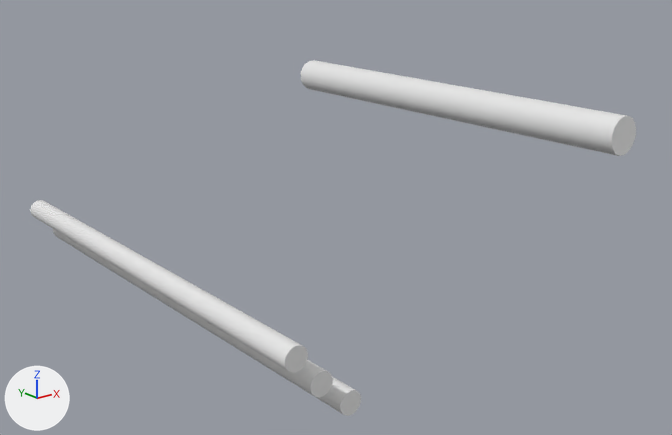
The FBX model Assets/Assets/DinandSpul/FBX's/BasicKit/Deco_Pipes_A.fbx as it was, and as the next commit left it.
Camera for both pictures: a camera (50 mm lens) standing at (-2.48, -4.15, 4.04) and looking at (2.26, 1.77, 1.67). Arrows for +X, +Y and +Z are at lower left; the lights stay in place. The older version comes first. Where no turn or scale is listed for an object, it has been applied to the vertices.

Names of what the first picture shows: 'Deco_Pipes_A'.
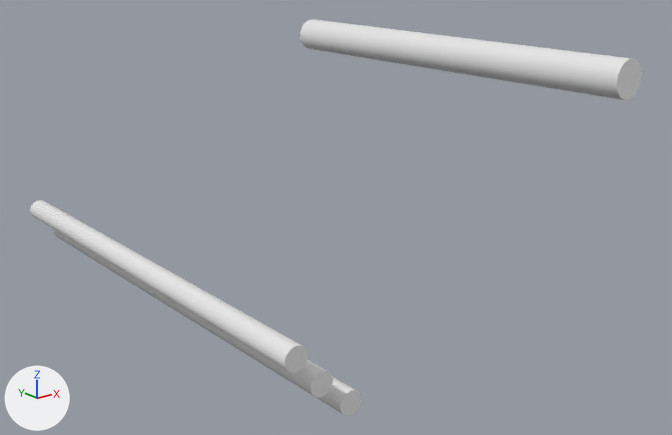
Changed parts and their boxes (x1, y1, x2, y2) in the pictures (672 x 435 px; the box of a moved part takes in the faces that stretch with it):
'Deco_Pipes_A', reshaped (11% taller): before (30, 60, 636, 416); after (30, 19, 642, 416)
part 1 of me_cylinder_017, moved or reshaped: before (301, 60, 636, 156); after (300, 19, 642, 100)

The change in detail:
me_cylinder_017 is used by ob_deco_pipes_a; location (0.0, 0.0, 0.0).
me_cylinder_017 had 128 vertices, 72 faces and spanned x 0.45..3.86, y 0.0..4.0, z 1.01..2.64.
me_cylinder_017 now has 128 vertices, 72 faces and spans x 0.45..3.86, y 0.0..4.0, z 1.01..3.08.
me_cylinder_017 part 1: the loose piece of 32 vertices spanning x 3.55..3.86, y 0.0..4.0, z 2.33..2.64 is moved by (0.0, 0.0, 0.44).
